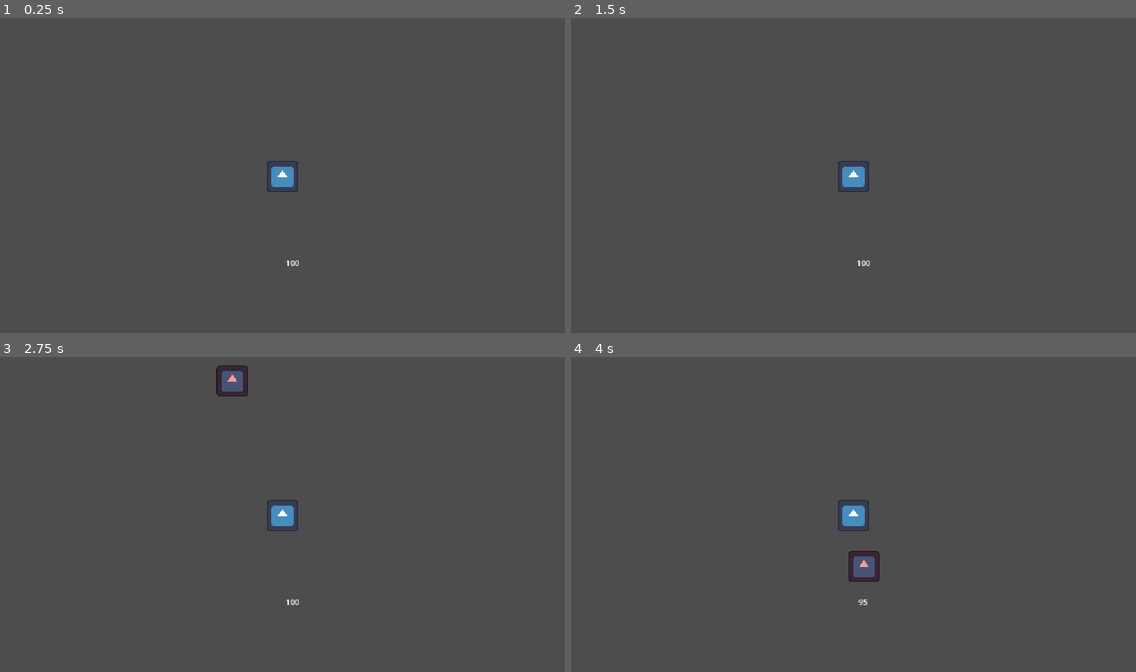
Above: before the commit, frames 1-4 (two rows, left to right).
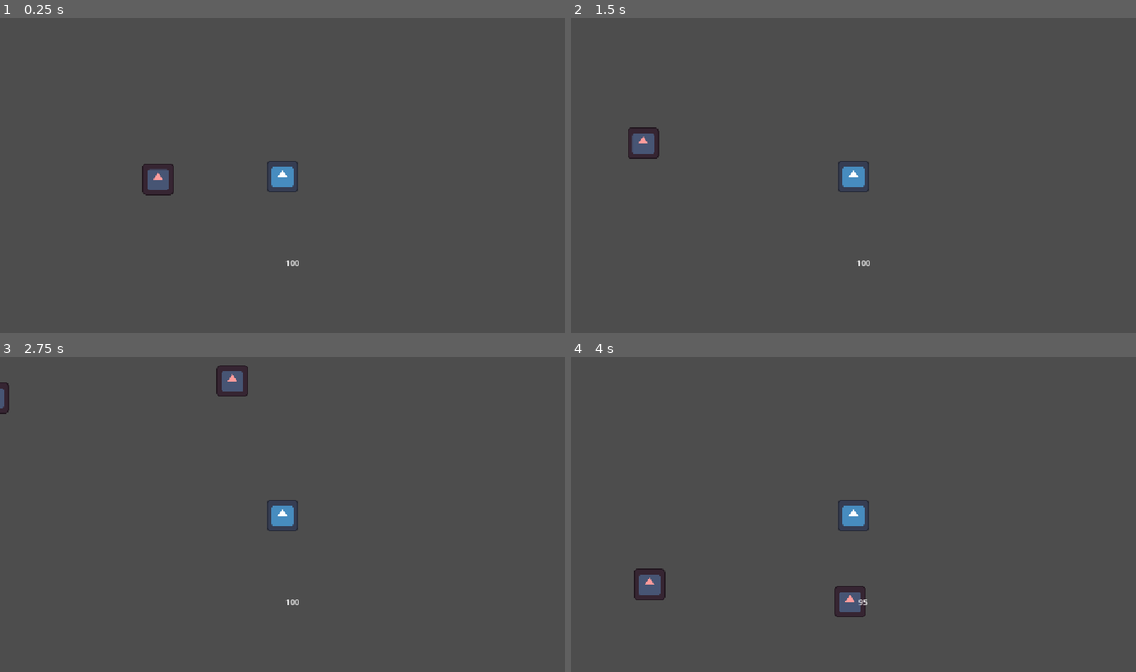
Above: after the commit, the same moments.

Repository: Enckripted/vampire-survivors-lite
Game: Godot game, scene res://game_scene.tscn
Same seed, same stepped clock (60 frames per second), same inputs: the game is played once before the commit and once after it. The engine's default icon, where the game draws it, is replaced by a stand-in: a white triangle on a blue panel in a dark square.
Inputs:
- Up to frame 1 (0.25 s): no input
- Up to frame 2 (1.5 s): hold Right (ui_right) 0.53-1.28 s; hold Down (ui_down) from 1.28 s (still down)
- Up to frame 3 (2.75 s): release Down (ui_down) at 2.03 s; hold Right (ui_right) from 2.03 s (still down)
- Up to frame 4 (4 s): release Right (ui_right) at 2.78 s; hold Up (ui_up) 2.78-3.53 s; hold Left (ui_left) from 3.53 s (still down)

The runs differ from the first frame. In frame 1, 0.5% of the frame differs, in the area x 25-31%, y 46-57%; in frame 2, 0.5%; in frame 3, 0.2%; in frame 4, 1.6%, in the area x 11-55%, y 61-83%.

Commit message:
feat: primitive auto attack

Diff:
--- a/entities/enemies/basic_enemy.gd
+++ b/entities/enemies/basic_enemy.gd
@@ -18,7 +18,7 @@
 	var body = collision.get_collider() as CharacterBody2D
 	if body == null || !body.is_in_group(player_group_name):
 		return
-
+	print(body.name)
 	# deal damage to the player
 	var knockback_dir = (player.position-position).normalized()
 	player.deal_damage(damage_amount, knockback_dir * knockback_magnitude)
--- a/entities/enemies/basic_enemy.tscn
+++ b/entities/enemies/basic_enemy.tscn
@@ -16,6 +16,9 @@
 script = ExtResource("1_rwafm")
 knockback_magnitude = 600
 speed = 100
+max_health = 15
+immunity_time = 0.05
+knockback_decay = 1600
 
 [node name="Sprite2D" type="Sprite2D" parent="." unique_id=1967315049]
 modulate = Color(1, 0.60784316, 0.60784316, 1)
--- a/entities/player.gd
+++ b/entities/player.gd
@@ -1,7 +1,11 @@
 class_name Player
 extends Entity
 
-@export var speed = 400
+@export var speed := 400
+@export var attack_knockback := 800
+
+@onready var auto_attack_timer = $AutoAttackTimer as Timer
+@onready var auto_attack_area = $AutoAttackArea as Area2D
 
 var direction := Vector2.ZERO
 
@@ -10,6 +14,27 @@
 
 func handle_collision(_collision: KinematicCollision2D) -> void:
 	pass
+
+func enemy_dist_away(enemy: Enemy):
+	return (enemy.position - position).length()
+
+func auto_attack():
+	var bodies = auto_attack_area.get_overlapping_bodies()
+	print(bodies.size())
+	var target: Enemy = null
+
+	for body in bodies:
+		var enemy = body as Enemy
+		if enemy == null:
+			continue
+
+		if target == null or enemy_dist_away(target) < enemy_dist_away(enemy):
+			target = enemy
+
+	if target == null:
+		return
+	var knockback_dir = (target.position-position).normalized()
+	target.deal_damage(5, knockback_dir * attack_knockback)
 
 func _process(_delta: float) -> void:
 	direction = Vector2.ZERO
@@ -22,3 +47,6 @@
 	if Input.is_action_pressed("ui_right"):
 		direction += Vector2.RIGHT
 	direction = direction.normalized()
+
+func _on_auto_attack_timer_timeout() -> void:
+	auto_attack()
--- a/entities/player.tscn
+++ b/entities/player.tscn
@@ -10,9 +10,13 @@
 [sub_resource type="RectangleShape2D" id="RectangleShape2D_ty0te"]
 size = Vector2(64, 64)
 
+[sub_resource type="CircleShape2D" id="CircleShape2D_ty0te"]
+radius = 97.020615
+
 [node name="Player" type="CharacterBody2D" unique_id=1641185780]
 collision_mask = 2
 script = ExtResource("1_onrkg")
+attack_knockback = 400
 immunity_time = 1.0
 knockback_decay = 1600
 move_while_knocked = true
@@ -26,3 +30,15 @@
 shape = SubResource("RectangleShape2D_ty0te")
 
 [node name="Camera2D" type="Camera2D" parent="." unique_id=619354663]
+
+[node name="AutoAttackTimer" type="Timer" parent="." unique_id=1307091210]
+wait_time = 0.75
+autostart = true
+
+[node name="AutoAttackArea" type="Area2D" parent="." unique_id=1999320627]
+collision_mask = 2
+
+[node name="CollisionShape2D" type="CollisionShape2D" parent="AutoAttackArea" unique_id=705646008]
+shape = SubResource("CircleShape2D_ty0te")
+
+[connection signal="timeout" from="AutoAttackTimer" to="." method="_on_auto_attack_timer_timeout"]
--- a/game_scene.tscn
+++ b/game_scene.tscn
@@ -2,6 +2,7 @@
 
 [ext_resource type="PackedScene" uid="uid://cpjnnvaj0h0qo" path="res://entities/player.tscn" id="1_mixcd"]
 [ext_resource type="PackedScene" uid="uid://gml0axyg56wa" path="res://enemy_spawner.tscn" id="2_mixcd"]
+[ext_resource type="PackedScene" uid="uid://du51owic3w7br" path="res://entities/enemies/basic_enemy.tscn" id="2_mj2jn"]
 [ext_resource type="PackedScene" uid="uid://dnuttnq0ljke2" path="res://ui/game_ui.tscn" id="3_kdryc"]
 [ext_resource type="Script" uid="uid://b1mmicp74b77f" path="res://ui/game_ui.gd" id="4_6e45b"]
 
@@ -9,6 +10,9 @@
 
 [node name="Player" parent="." unique_id=1641185780 groups=["player"] instance=ExtResource("1_mixcd")]
 position = Vector2(511, 335)
+
+[node name="BasicEnemy" parent="." unique_id=1339468578 instance=ExtResource("2_mj2jn")]
+position = Vector2(234, 341)
 
 [node name="EnemySpawner" parent="." unique_id=2138630692 instance=ExtResource("2_mixcd")]
 wait_time = 2.0
--- a/project.godot
+++ b/project.godot
@@ -28,6 +28,11 @@
 
 player=""
 
+[layer_names]
+
+2d_physics/layer_1="player"
+2d_physics/layer_2="enemies"
+
 [physics]
 
 3d/physics_engine="Jolt Physics"
